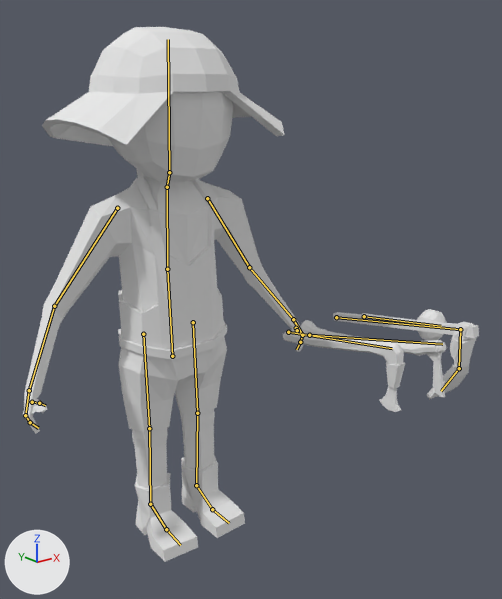
An edit to the Blender file Map/Assets/Models/Sumerians/Summerian_Civil_Rack/Summerian_Civil_Rack.blend, drawn before and after from the same camera.
Before and after are seen from a 50 mm lens placed at (-1.41, -2.27, 1.84), pointed at (0.35, -0.06, 0.96). Every picture has the same lights, and +X, +Y and +Z are marked at lower left. The bones that bend it are drawn over the model as lines.

Objects in the first picture: 'Summerian Civil'.
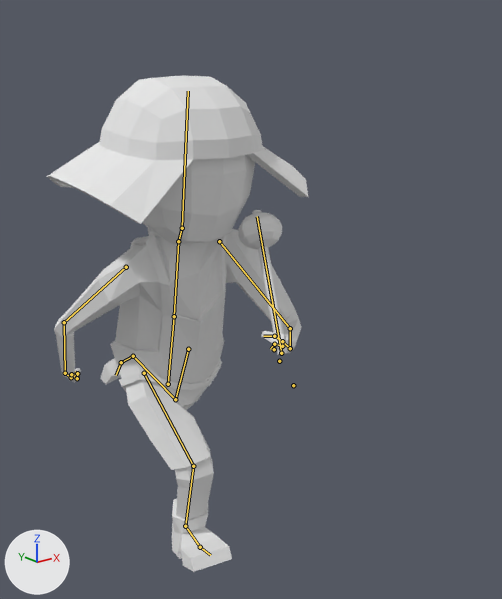
The newer file adds an action. The first version stands in its rest pose; the second is drawn at frame 9 of the action 'Summerian_Civil_Rack_Run'.

The change in detail:
Bone 'abdomen' (bone_abdomen) moves from (0.0, 0.0, 0.0) to (-0.08, -0.85, -0.2).
Bone 'abdomen' (bone_abdomen) turns from (0, 0, 0) to (3, 8, 23) degrees about its own x, y and z.
Bone 'pecho' (bone_pecho) moves from (0.0, 0.0, 0.0) to (0.18, -0.14, -0.97).
Bone 'pecho' (bone_pecho) turns from (0, 0, 0) to (-12, 0, -8) degrees about its own x, y and z.
Bone 'cabeza' (bone_cabeza) turns from (0, 0, 0) to (8, -1, 3) degrees about its own x, y and z.
Bone 'brazo_L' (bone_brazo_l) turns from (0, 0, 0) to (-18, -35, -41) degrees about its own x, y and z.
Bone 'antebrazo_L' (bone_antebrazo_l) turns from (0, 0, 0) to (-26, -15, -57) degrees about its own x, y and z.
Bone 'mano_L' (bone_mano_l) turns from (0, 0, 0) to (13, 33, -22) degrees about its own x, y and z.
Bone 'dedos_mano_L' (bone_dedos_mano_l) turns from (0, 0, 0) to (15, 0, 52) degrees about its own x, y and z.
Bone 'dedos_mano2_L' (bone_dedos_mano2_l) turns from (0, 0, 0) to (40, 36, 19) degrees about its own x, y and z.
Bone 'pulgar1_L' (bone_pulgar1_l) turns from (0, 0, 0) to (-4, -28, -18) degrees about its own x, y and z.
Bone 'pulga2_L' (bone_pulga2_l) turns from (0, 0, 0) to (-50, 12, -34) degrees about its own x, y and z.
Bone 'Hacha' (bone_hacha) moves from (0.0, 0.0, 0.0) to (0.05, 0.22, 0.18).
Bone 'Hacha' (bone_hacha) turns from (0, 0, 0) to (-40, 35, -21) degrees about its own x, y and z.
Bone 'Hacha' (bone_hacha) is rescaled from (1.0, 1.0, 1.0) to (0.0, 0.0, 0.0).
Bone 'Pick' (bone_pick) moves from (0.0, 0.0, 0.0) to (-0.88, -0.26, 0.74).
Bone 'Pick' (bone_pick) turns from (0, 0, 0) to (0, 43, 0) degrees about its own x, y and z.
Bone 'Pick' (bone_pick) is rescaled from (1.0, 1.0, 1.0) to (0.0, 0.0, 0.0).
Bone 'Rack' (bone_rack) moves from (0.0, 0.0, 0.0) to (-2.38, 0.13, 0.1).
Bone 'Rack' (bone_rack) turns from (0, 0, 0) to (19, 25, -8) degrees about its own x, y and z.
Bone 'Rack' (bone_rack) is rescaled from (1.0, 1.0, 1.0) to (0.0, 0.0, 0.0).
Bone 'Martillo' (bone_martillo) moves from (0.0, 0.0, 0.0) to (-3.7, 0.33, -0.19).
Bone 'Martillo' (bone_martillo) turns from (0, 0, 0) to (-9, -63, -3) degrees about its own x, y and z.
Bone 'brazo_R' (bone_brazo_r) turns from (0, 0, 0) to (-8, -22, -28) degrees about its own x, y and z.
Bone 'antebrazo_R' (bone_antebrazo_r) turns from (0, 0, 0) to (-17, 3, 5) degrees about its own x, y and z.
Bone 'mano_R' (bone_mano_r) turns from (0, 0, 0) to (-19, 7, -2) degrees about its own x, y and z.
Bone 'dedos_mano_R' (bone_dedos_mano_r) turns from (0, 0, 0) to (41, -9, 10) degrees about its own x, y and z.
Bone 'dedos_mano2_R' (bone_dedos_mano2_r) turns from (0, 0, 0) to (71, -16, 7) degrees about its own x, y and z.
Bone 'pulgar1_R' (bone_pulgar1_r) turns from (0, 0, 0) to (-16, -26, -4) degrees about its own x, y and z.
Bone 'pulga2_R' (bone_pulga2_r) turns from (0, 0, 0) to (-52, 46, 48) degrees about its own x, y and z.
Bone 'pie_L_control' (bone_pie_l_control) moves from (0.0, 0.0, 0.0) to (-0.03, -3.99, 4.49).
Bone 'pie_L_control' (bone_pie_l_control) turns from (0, 0, 0) to (-122, 6, 6) degrees about its own x, y and z.
Bone 'pie_R_control' (bone_pie_r_control) moves from (0.0, 0.0, 0.0) to (-0.2, 1.98, 0.01).
Bone 'pie_R_control' (bone_pie_r_control) turns from (0, 0, 0) to (23, 0, -10) degrees about its own x, y and z.

Pixel boxes [x1, y1, x2, y2] of what changed, in the pictures (502 x 599 px):
'Summerian Civil', posed (43% narrower, 7% shorter)
    before: [23, 27, 479, 562]
    after: [47, 75, 308, 572]
bone 'abdomen', root to tip
    before: (172, 356) to (167, 269)
    after: (168, 384) to (174, 316)
bone 'pecho', root to tip
    before: (167, 269) to (167, 187)
    after: (174, 316) to (178, 241)
bone 'cabeza', root to tip
    before: (169, 172) to (168, 39)
    after: (182, 228) to (188, 91)
bone 'brazo_L', root to tip
    before: (207, 198) to (249, 267)
    after: (219, 241) to (290, 328)
bone 'antebrazo_L', root to tip
    before: (249, 267) to (293, 319)
    after: (290, 328) to (290, 348)
bone 'mano_L', root to tip
    before: (293, 319) to (302, 335)
    after: (290, 348) to (282, 341)
bone 'dedos_mano_L', root to tip
    before: (302, 335) to (300, 342)
    after: (282, 341) to (274, 336)
bone 'dedos_mano2_L', root to tip
    before: (300, 342) to (296, 349)
    after: (274, 336) to (263, 336)
bone 'pulgar1_L', root to tip
    before: (296, 328) to (297, 330)
    after: (282, 346) to (274, 344)
bone 'pulga2_L', root to tip
    before: (297, 330) to (296, 333)
    after: (274, 344) to (270, 349)
bone 'Hacha', root to tip
    before: (288, 332) to (392, 348)
    after: (274, 349) to (274, 349)
bone 'Pick', root to tip
    before: (309, 335) to (442, 344)
    after: (293, 385) to (293, 385)
bone 'Rack', root to tip
    before: (336, 317) to (460, 329)
    after: (279, 361) to (279, 361)
bone 'Martillo', root to tip
    before: (364, 316) to (441, 326)
    after: (281, 353) to (257, 216)
bone 'brazo_R', root to tip
    before: (117, 208) to (54, 306)
    after: (126, 267) to (64, 322)
bone 'antebrazo_R', root to tip
    before: (54, 306) to (29, 390)
    after: (64, 322) to (65, 373)
bone 'mano_R', root to tip
    before: (29, 390) to (25, 415)
    after: (65, 373) to (71, 377)
bone 'dedos_mano_R', root to tip
    before: (25, 415) to (30, 422)
    after: (71, 377) to (77, 373)
bone 'dedos_mano2_R', root to tip
    before: (30, 422) to (38, 428)
    after: (77, 373) to (75, 371)
bone 'pulgar1_R', root to tip
    before: (32, 402) to (39, 403)
    after: (71, 374) to (77, 378)
bone 'pulga2_R', root to tip
    before: (39, 403) to (45, 405)
    after: (77, 378) to (78, 373)
